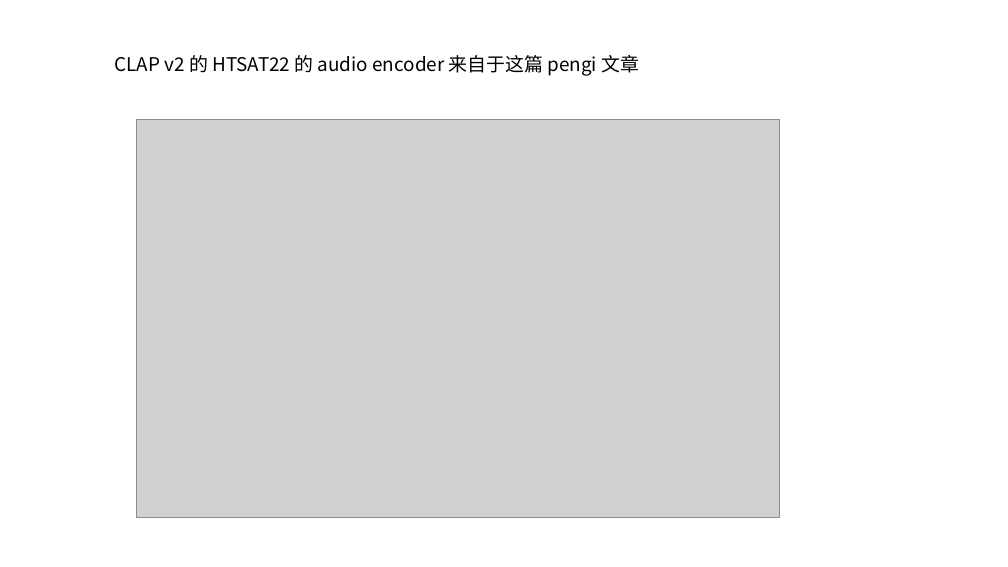
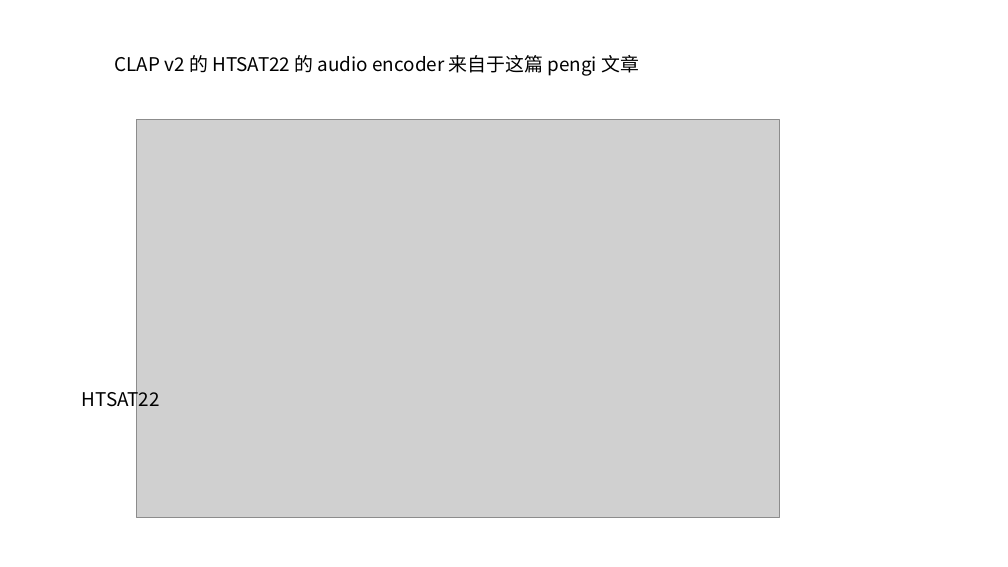
Before and after one commit to dongwhfdyer/utils_come, a slide deck: slide 5 of 论文调研.pptx (slide 6 before the commit). Drawn at 1008x567 pixels with LibreOffice and Linux fonts; fonts in the diff are those of the drawing; grey boxes stand for pictures. Boxes give left, top, right and bottom in pixels: in the first picture for what was removed or moved away, otherwise in the second. Text is boxed around its words. In the diff, an @@ line names an element or a change of style, - is before the commit and + after.

```diff
--- a/论文调研.pptx
+++ b/论文调研.pptx
@@ text added at <box>82,387,160,412</box>, 18 pt, text #000000 @@
+HTSAT22
```
Also in this commit, not shown: 6 other slides changed, 5 slides added, 2 slides removed, 2 other files.
